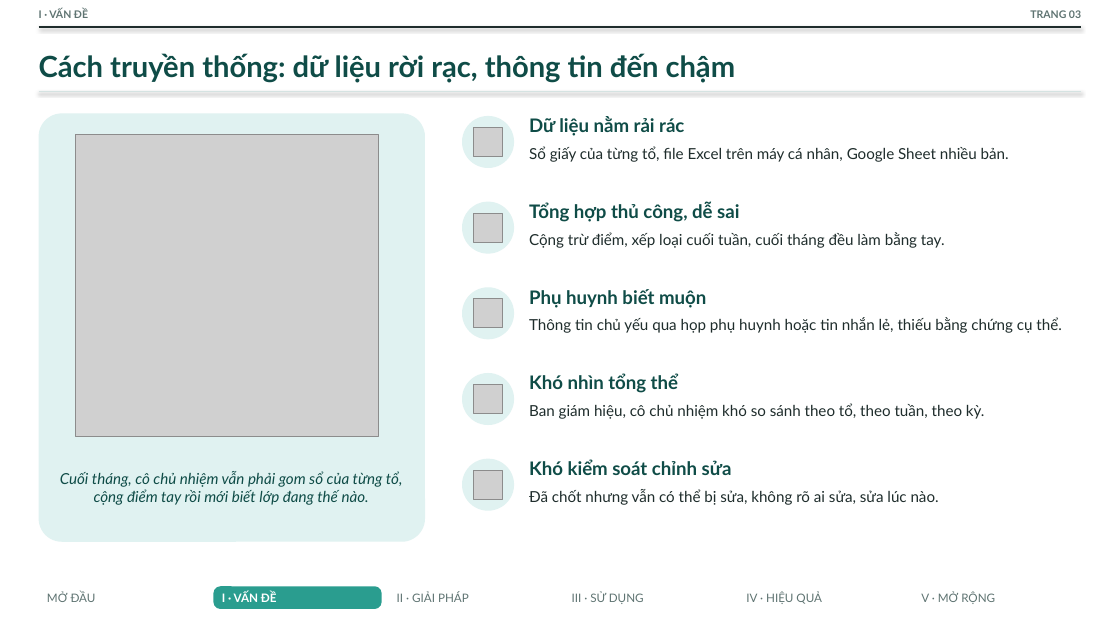
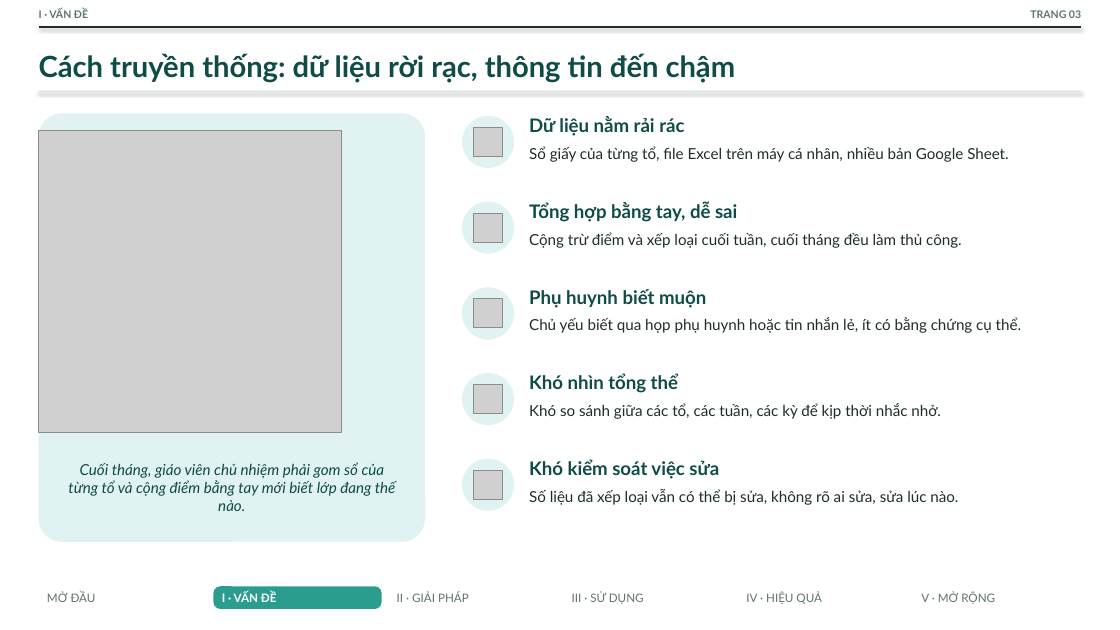
Before and after one commit to THPTYenHoa/Theo-doi-hanh-kiem-11D3-nam-hoc-2026-2027, a slide deck: slide 3 of docs/20261009_BaiDuThi_So_hanh_kiem_11D3.pptx. Drawn at 1120x630 pixels with LibreOffice and Linux fonts; fonts in the diff are those of the drawing; grey boxes stand for pictures. Boxes give left, top, right and bottom in pixels: in the first picture for what was removed or moved away, otherwise in the second. Text is boxed around its words. In the diff, an @@ line names an element or a change of style, - is before the commit and + after.

```diff
--- a/docs/20261009_BaiDuThi_So_hanh_kiem_11D3.pptx
+++ b/docs/20261009_BaiDuThi_So_hanh_kiem_11D3.pptx
@@ picture moved from (x1=76, y1=134, x2=378, y2=437) to (x1=39, y1=130, x2=341, y2=433) @@
@@ text at (x1=529, y1=146, x2=1008, y2=162): text changed @@
-Sổ giấy của từng tổ, file Excel trên máy cá nhân, Google Sheet nhiều bản.
+Sổ giấy của từng tổ, file Excel trên máy cá nhân, nhiều bản Google Sheet.
@@ text at (x1=529, y1=202, x2=737, y2=222): text changed @@
-Tổng hợp thủ công, dễ sai
+Tổng hợp bằng tay, dễ sai
@@ text at (x1=529, y1=232, x2=962, y2=248): text changed @@
-Cộng trừ điểm, xếp loại cuối tuần, cuối tháng đều làm bằng tay.
+Cộng trừ điểm và xếp loại cuối tuần, cuối tháng đều làm thủ công.
@@ text at (x1=529, y1=317, x2=1021, y2=333): text changed @@
-Thông tin chủ yếu qua họp phụ huynh hoặc tin nhắn lẻ, thiếu bằng chứng cụ thể.
+Chủ yếu biết qua họp phụ huynh hoặc tin nhắn lẻ, ít có bằng chứng cụ thể.
@@ text at (x1=529, y1=403, x2=941, y2=419): text changed @@
-Ban giám hiệu, cô chủ nhiệm khó so sánh theo tổ, theo tuần, theo kỳ.
+Khó so sánh giữa các tổ, các tuần, các kỳ để kịp thời nhắc nhở.
@@ text at (x1=68, y1=462, x2=396, y2=511): text changed @@
-Cuối tháng, cô chủ nhiệm vẫn phải gom sổ của từng tổ, cộng điểm tay rồi mới biết lớp đang thế nào.
+Cuối tháng, giáo viên chủ nhiệm phải gom sổ của từng tổ và cộng điểm bằng tay mới biết lớp đang thế nào.
@@ text at (x1=529, y1=459, x2=719, y2=479): text changed @@
-Khó kiểm soát chỉnh sửa
+Khó kiểm soát việc sửa
@@ text at (x1=529, y1=489, x2=958, y2=505): text changed @@
-Đã chốt nhưng vẫn có thể bị sửa, không rõ ai sửa, sửa lúc nào.
+Số liệu đã xếp loại vẫn có thể bị sửa, không rõ ai sửa, sửa lúc nào.
```
Also in this commit, not shown: 18 other slides changed, 1 slide added, 1 slide removed.
